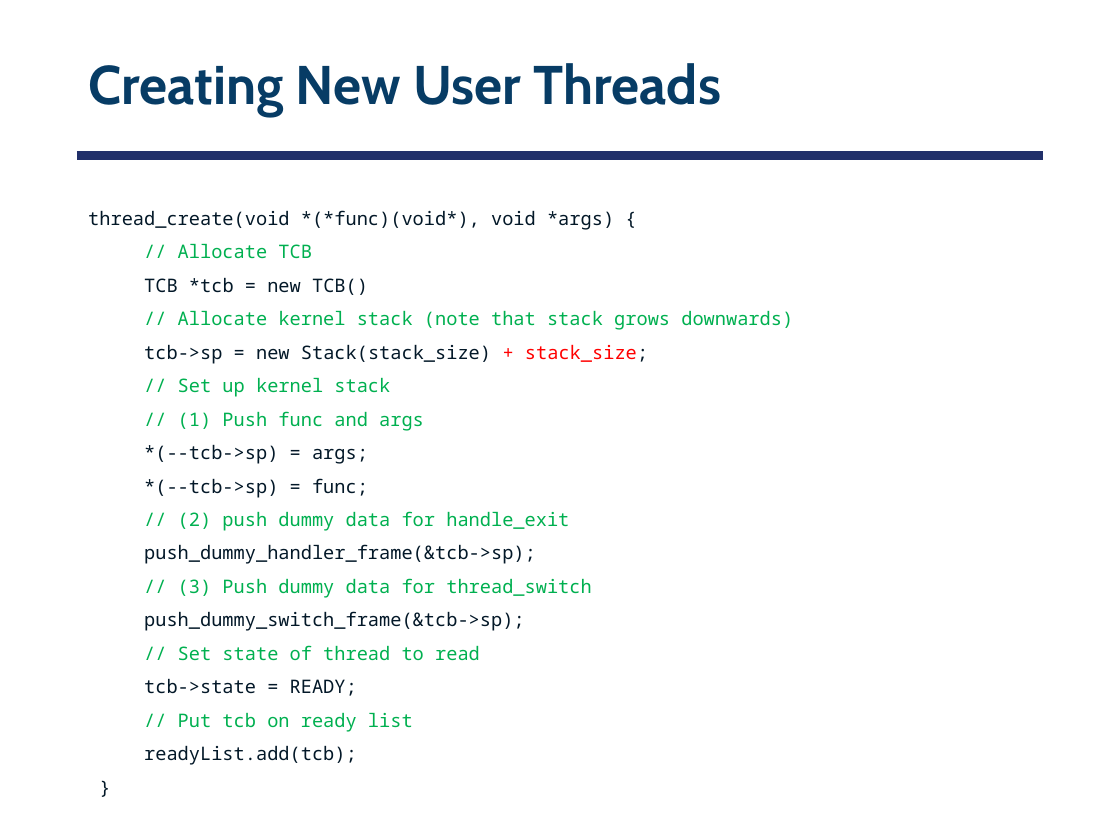
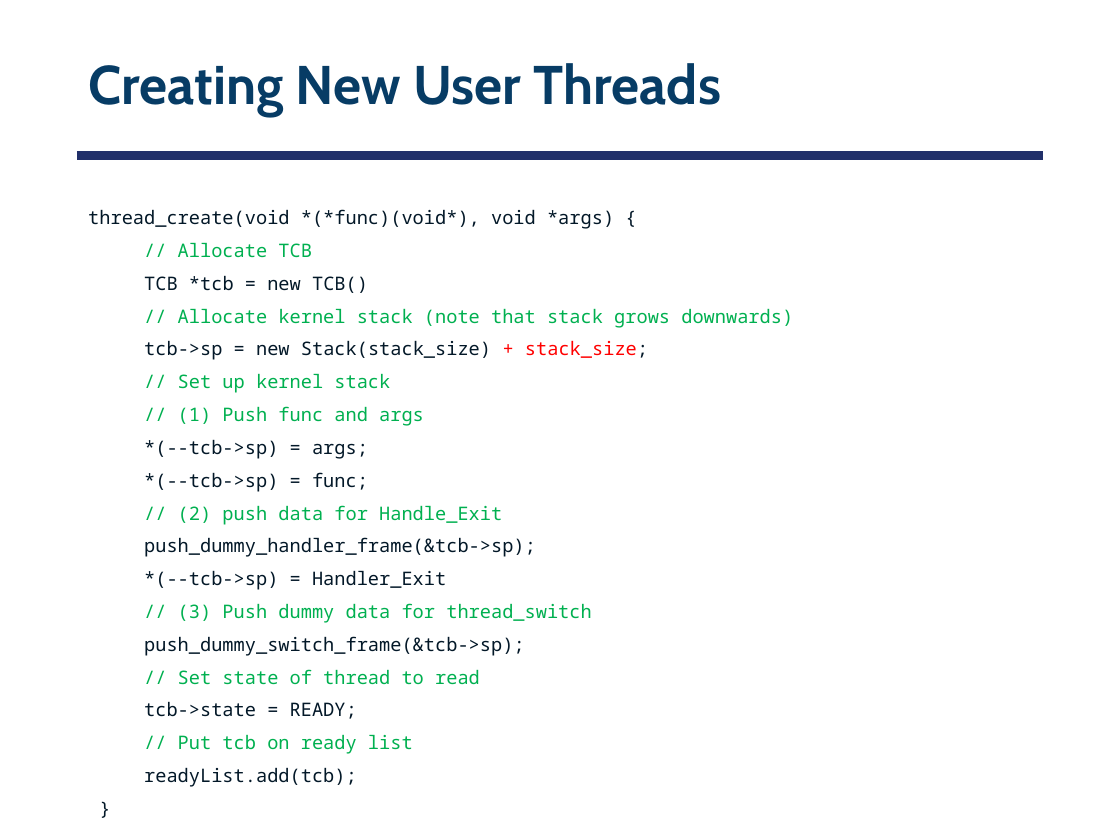
Before and after one commit to smajidzahedi/ECE350, a slide deck: slide 10 of Lectures/03-multithreaded.pptx. Drawn at 1120x840 pixels with LibreOffice and Linux fonts; fonts in the diff are those of the drawing. Boxes give left, top, right and bottom in pixels: in the first picture for what was removed or moved away, otherwise in the second. Text is boxed around its words. In the diff, an @@ line names an element or a change of style, - is before the commit and + after.

```diff
--- a/Lectures/03-multithreaded.pptx
+++ b/Lectures/03-multithreaded.pptx
@@ text at box(88, 209, 793, 787): line spacing 0.8 to 0.77 @@
@@ text at box(178, 505, 502, 525): text changed @@
-// (2) push dummy data for handle_exit
+// (2) push data for Handle_Exit
@@ text at box(144, 570, 446, 590): paragraph added @@
+*(--tcb->sp) = Handler_Exit
```
Also in this commit, not shown: 1 other slide changed, 1 other file.
